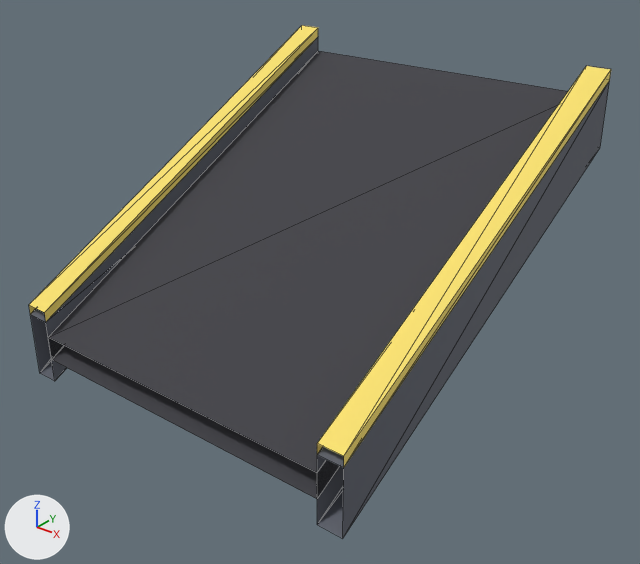
The glTF model arte/modelos/logistica/esteira/esteira_rampa/esteira_rampa.glb as it was, and as the next commit left it.
The view is the same before and after, from a 50 mm lens placed at (1.216, -1.511, 1.173), pointed at (0.04, -0.042, 0.263). Every picture has the same lights, and +X, +Y and +Z are marked at lower left. The older version comes first. Mesh edges are drawn as thin lines. Vertices at exactly the same position are counted once.

Names of what the first picture shows: 'esteira_rampa'.
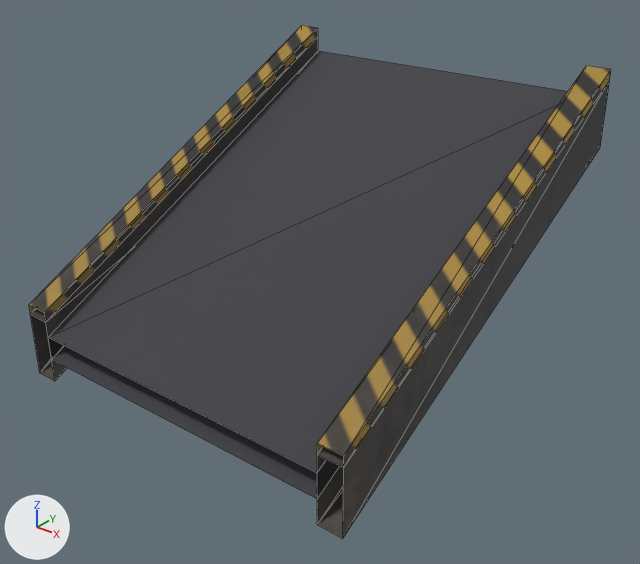
Where the change shows, as pixel boxes (x1, y1, x2, y2) in the pictures (640 x 564 px):
```json
{"object": "esteira_rampa", "change": "recoloured, surface changed", "before": [29, 25, 611, 539], "after": [29, 25, 611, 539], "on screen": "darker"}
{"part": 1, "of": "me_esteira_rampa_corpo", "change": "recoloured", "before": [30, 37, 609, 539], "after": [30, 37, 609, 539]}
{"part": 2, "of": "me_esteira_rampa_corpo", "change": "recoloured", "before": [29, 25, 611, 467], "after": [29, 25, 611, 467]}
{"part": 3, "of": "me_esteira_rampa_corpo", "change": "surface changed", "before": [29, 25, 611, 539], "after": [29, 25, 611, 539], "on screen": "darker"}
```

Scene script edits in JSON lines:
```json
{"op": "add", "block": "img_esteira_rampa_tex", "code": ["img_esteira_rampa_tex = load_image('esteira_rampa_tex', '_unpacked/esteira_rampa_tex', 512, 512, 'sRGB')"]}
{"op": "add", "block": "mat_esteira_rampa_tex", "code": ["mat_esteira_rampa_tex = principled_material('esteira_rampa_Tex')", "mat_esteira_rampa_tex.texture = img_esteira_rampa_tex", "mat_esteira_rampa_tex.metallic = 0.15", "mat_esteira_rampa_tex.roughness = 0.7"]}
{"block": "me_esteira_rampa_corpo", "where": "me_esteira_rampa_corpo.from_pydata(...)  # 40 vertices, 48 faces; spans x -0.46..0.46, y -0.5..0.5, z 0.04..0.725"}
{"block": "me_esteira_rampa_corpo", "where": "# used by ob_esteira_rampa; location = (0.0, 0.0, 0.0)"}
{"op": "remove", "block": "me_esteira_rampa_corpo", "code": "me_esteira_rampa_corpo.materials.append(mat_p_metal)  # light grey #adb5bf"}
{"block": "me_esteira_rampa_corpo", "change": "me_esteira_rampa_corpo part 1: all 16 faces that had it switch from mat_p_escuro (dark grey #595d69) to mat_esteira_rampa_tex (picture img_esteira_rampa_tex)"}
{"block": "me_esteira_rampa_corpo", "change": "me_esteira_rampa_corpo part 2: all 12 faces that had it switch from mat_p_faixa (yellow #f9e16c) to mat_esteira_rampa_tex (picture img_esteira_rampa_tex)"}
{"block": "me_esteira_rampa_corpo", "change": "me_esteira_rampa_corpo part 3: texture (UV) coordinates of 48 of 48 faces, centred in x -0.46..0.46, y -0.167..0.167, z 0.207..0.558, changed; they spanned u 0.0..1.0, v 0.0..1.12 and now span u 0.0..1.0, v 0.0..1.0"}
```
